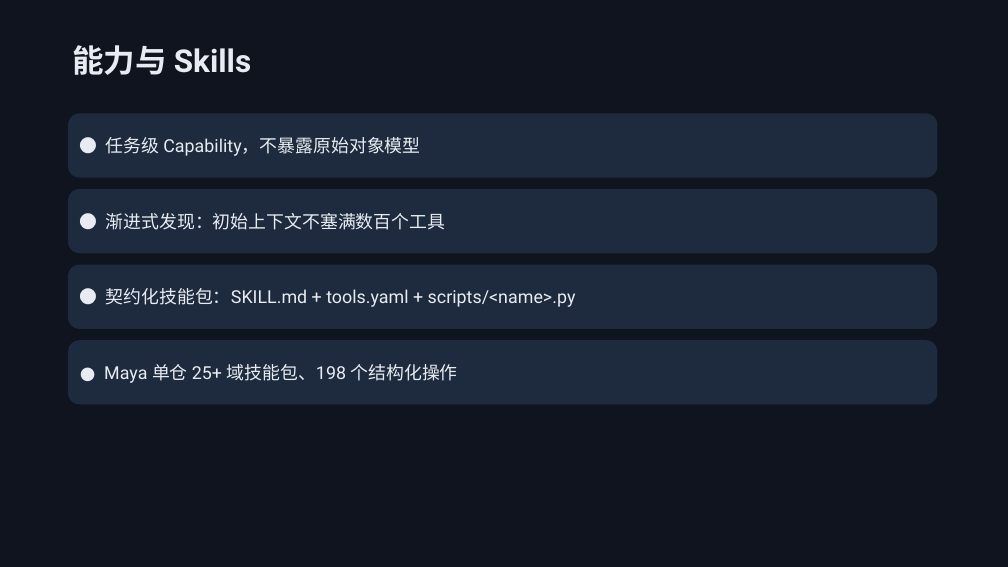
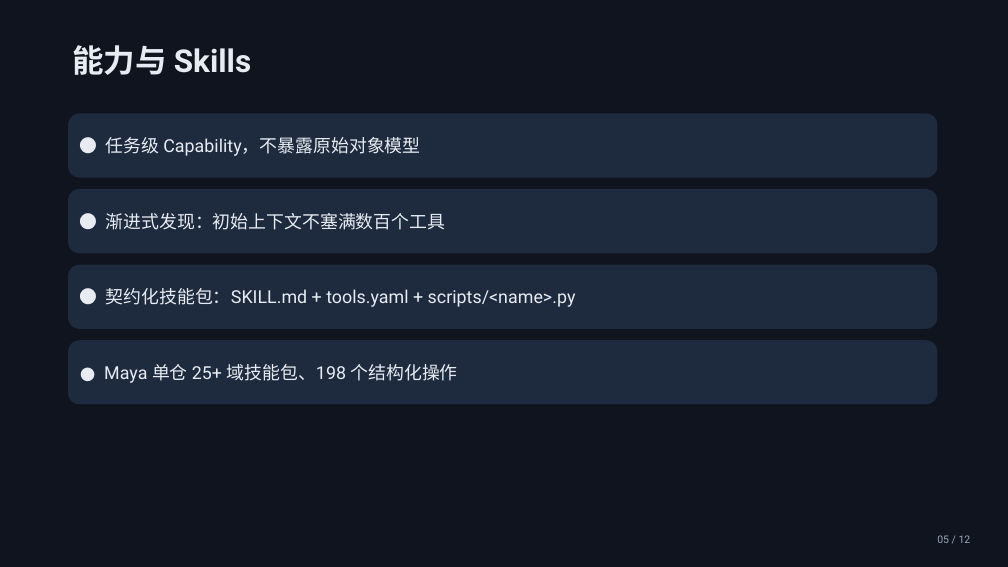
Before and after one commit to dcc-mcp/dcc-mcp-powerpoint, a slide deck: slide 5 of examples/output/draft-dcc-mcp-framework-intro.pptx. Drawn at 1008x567 pixels with LibreOffice and Linux fonts; fonts in the diff are those of the drawing. Boxes give left, top, right and bottom in pixels: in the first picture for what was removed or moved away, otherwise in the second. Text is boxed around its words. In the diff, an @@ line names an element or a change of style, - is before the commit and + after.

```diff
--- a/examples/output/draft-dcc-mcp-framework-intro.pptx
+++ b/examples/output/draft-dcc-mcp-framework-intro.pptx
@@ text added at <box>937,535,971,543</box>, 10 pt, text #9AA7BC @@
+05 / 12
```
Also in this commit, not shown: 11 other slides changed, 14 other files.
